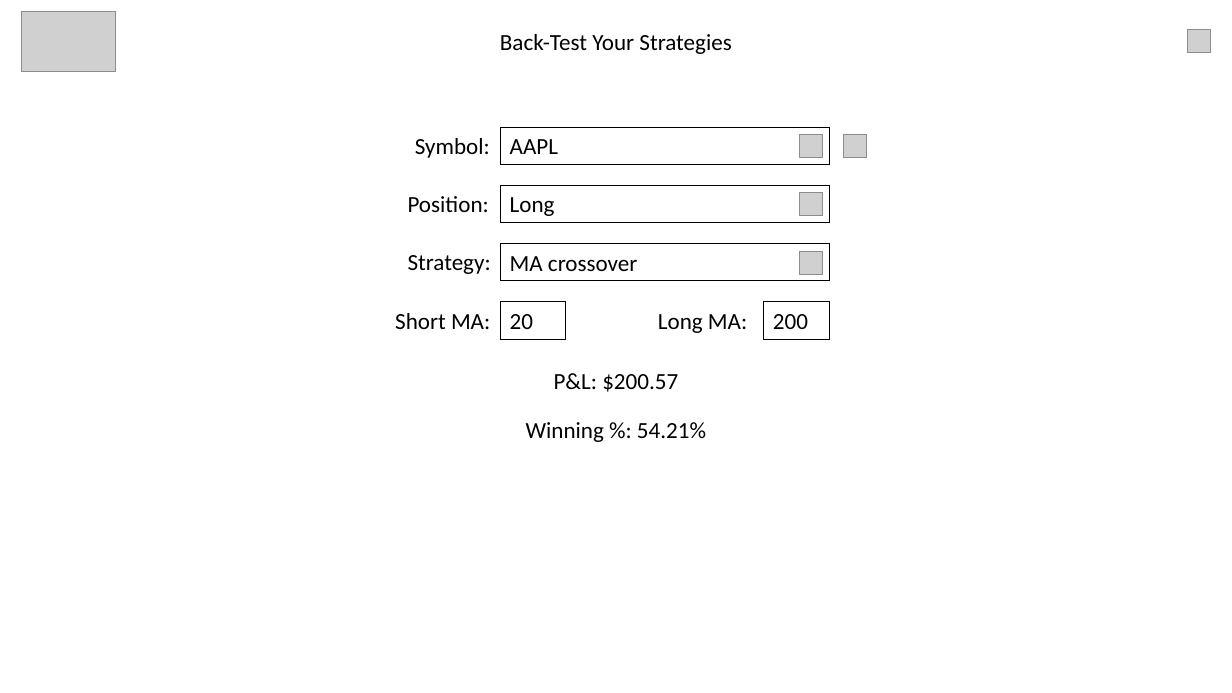
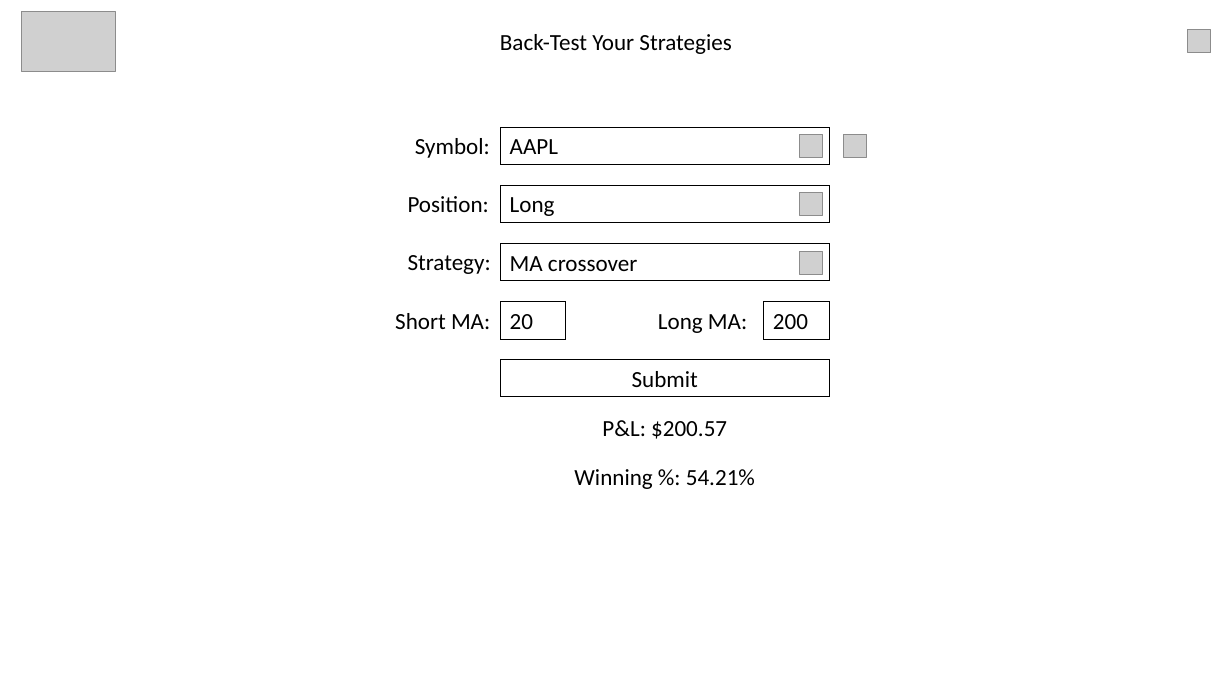
Before and after one commit to MosElsh/Backtesting-app, a slide deck: slide 7 of App Designs/Light Mode App Design.pptx (slide 8 before the commit). Drawn at 1232x693 pixels with LibreOffice and Linux fonts; fonts in the diff are those of the drawing; grey boxes stand for pictures. Boxes give left, top, right and bottom in pixels: in the first picture for what was removed or moved away, otherwise in the second. Text is boxed around its words. In the diff, an @@ line names an element or a change of style, - is before the commit and + after.

```diff
--- a/App Designs/Light Mode App Design.pptx
+++ b/App Designs/Light Mode App Design.pptx
@@ rectangle added at <box>501,360,830,396</box>, outline #000000 0.75 pt, 18 pt, text #000000 @@
+Submit
@@ text "P&L: $200.57": place and size @@
-text "P&L: $200.57" at <box>554,373,678,392</box>
+text "P&L: $200.57" at <box>602,420,727,439</box>
@@ text "Winning %: 54.21%": place and size @@
-text "Winning %: 54.21%" at <box>526,422,706,442</box>
+text "Winning %: 54.21%" at <box>574,469,755,489</box>
```
Also in this commit, not shown: 2 other slides changed, 1 slide added, 19 other files.
